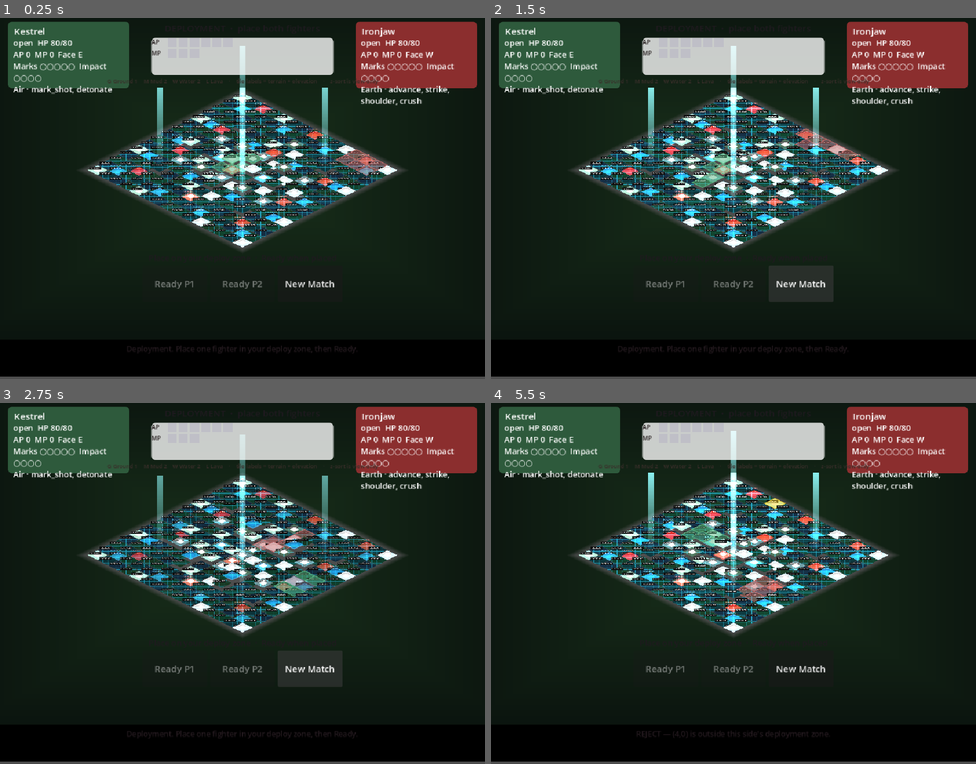
Above: before the commit, frames 1-4 (two rows, left to right).
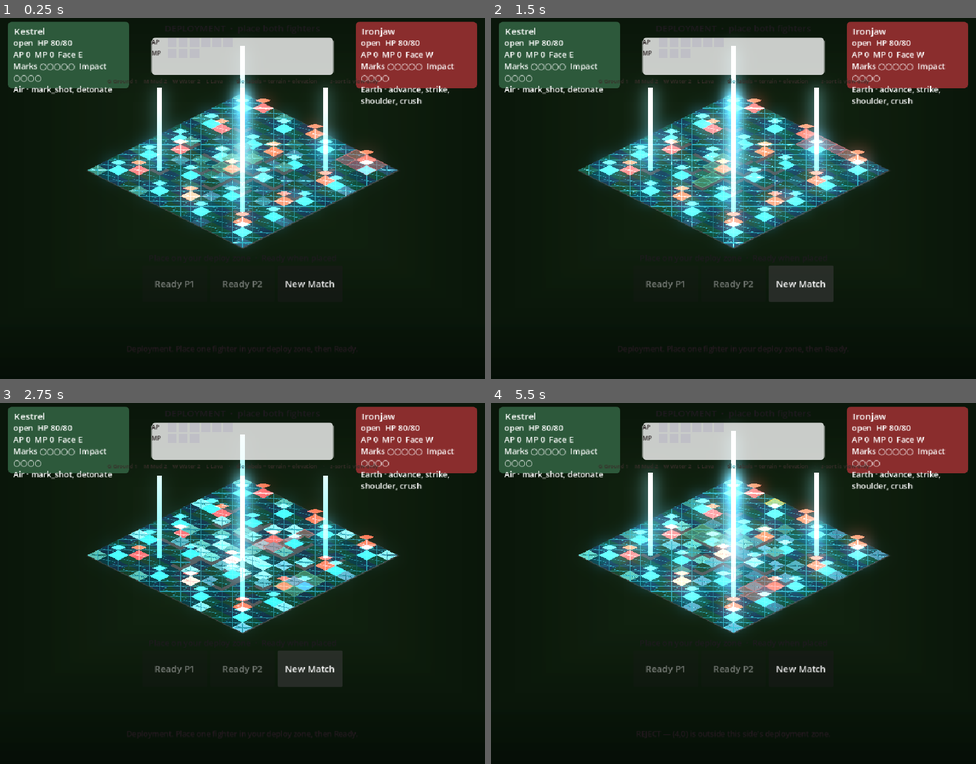
Above: after the commit, the same moments.

Repository: maurogp12/stasiumxii
Game: Godot game, scene res://scenes/pc/look_preview.tscn
Same seed, same stepped clock (60 frames per second), same inputs: the game is played once before the commit and once after it. This scene is started directly instead of the project's main scene.
Inputs (mouse positions are in pixels of both pictures, inside the frame that each line leads up to):
- Up to frame 1 (0.25 s): no input
- Up to frame 2 (1.5 s): click "New Match" at 0.5 s; click "New Match" at 1.25 s
- Up to frame 3 (2.75 s): click "New Match" at 2 s
- Up to frame 4 (5.5 s): tap Enter (ui_accept) at 2.75, 3.02 s; move the mouse to (840, 565) at 2.77 s; click (840, 565) at 2.92 s; drag from (636, 601) to (709, 655) at 3.52 s; move the mouse to (782, 504) at 4.27 s; click (782, 504) at 4.42 s; drag from (709, 655) to (588, 529) at 5.02 s

The runs differ from the first frame. In frame 1, 15% of the frame differs, in the area x 0-100%, y 7-100%; in frame 2, 16%; in frame 3, 13%; in frame 4, 16%.

Commit message:
Match the Thunderwell floor to the Technical Artist spec
Ship the floor and glow as one strip, generate the room hole from the cell footprint, and enable bloom only in the preview.

Co-authored-by: maurogp12 <maurogp12@users.noreply.github.com>

Diff:
--- a/board/pc/coilgate_floor.gd
+++ b/board/pc/coilgate_floor.gd
@@ -1,10 +1,11 @@
 extends Node2D
 
 ## View-only Thunderwell Core floor (theme id and art folder stay coilgate).
-## Dark circuit plates, glowing pads, cyan pillars on key cells, and one dark
-## surround with a board-shaped hole. CombatSim, the grid and the tile records
-## stay as they are. Art: res://art/pc/look/coilgate_floor/ (@2x first, drawn
-## at half size). Params: coilgate_floor.json. A preview calls request_theme.
+## Dark circuit plates, glowing pads, cyan pillars on key cells, and a dark
+## gradient around a hole generated from the cell footprint. CombatSim, the
+## grid and the tile records stay as they are.
+## Art: res://art/pc/look/coilgate_floor/. Params: coilgate_floor.json.
+## A preview calls request_theme.
 
 const PARAMS_PATH := "res://data/pc/look/coilgate_floor.json"
 const DEFAULT_ROOT := "res://art/pc/look/coilgate_floor/"
@@ -12,14 +13,31 @@
 const GLOW_SLICES := 4
 const GLOW_SHADER := """shader_type canvas_item;
 render_mode blend_add;
+uniform float phase = 0.0;
+uniform float pulse_hz = 0.22;
+uniform float flow_speed = 0.35;
 void fragment() {
 	vec4 tex = texture(TEXTURE, UV);
-	float mask = max(tex.r, max(tex.g, tex.b));
-	COLOR = vec4(vec3(mask), mask);
+	float shape = tex.r;
+	float trace = tex.g;
+	float pulse = 0.62 + 0.38 * sin(TIME * TAU * pulse_hz + phase);
+	float along = fract(trace - TIME * flow_speed);
+	float energy = smoothstep(0.16, 0.0, abs(along - 0.12)) * step(0.02, trace);
+	float glow = shape * (0.5 * pulse + energy);
+	COLOR = vec4(vec3(0.55, 0.95, 1.0) * glow, glow);
 }
 """
+const ROOM_SHADER := """shader_type canvas_item;
+uniform sampler2D hole_mask : filter_linear, repeat_disable;
+void fragment() {
+	vec4 grad = texture(TEXTURE, UV);
+	float room = texture(hole_mask, UV).r;
+	COLOR = vec4(grad.rgb, grad.a * room);
+}
+"""
 
 static var requested_theme: String = ""
+static var preview_bloom: bool = false
 
 var _params: Dictionary = {}
 var _board: Node2D
@@ -28,6 +46,9 @@
 var _room: Sprite2D
 var _pillars: Array[Node2D] = []
 var _glow_shader: Shader
+var _room_shader: Shader
+var _hole_tex: ImageTexture
+var _mask_key: String = ""
 
 
 static func request_theme(theme_id: String) -> void:
@@ -108,6 +129,42 @@
 
 func room_is_behind() -> bool:
 	return _room != null and not _room.z_as_relative and _room.z_index < 0
+
+
+func room_texture_size() -> Vector2:
+	if _room == null or _room.texture == null:
+		return Vector2.ZERO
+	return _room.texture.get_size()
+
+
+func hole_is_generated() -> bool:
+	return _hole_tex != null
+
+
+func floor_atlas_size() -> Vector2:
+	if _board == null:
+		return Vector2.ZERO
+	for cell in _board.tiles.keys():
+		var tile: Node = _board.tiles[cell]
+		if not tile.has_method("look_floor"):
+			continue
+		var plate := tile.look_floor() as AtlasTexture
+		if plate == null or plate.atlas == null:
+			continue
+		return plate.atlas.get_size()
+	return Vector2.ZERO
+
+
+func pad_offset_y() -> float:
+	if _board == null:
+		return 0.0
+	for cell in _board.tiles.keys():
+		var tile: Node = _board.tiles[cell]
+		var pad := tile.get_node_or_null("CoilPad") as Sprite2D
+		if pad == null:
+			continue
+		return pad.offset.y
+	return 0.0
 
 
 func room_scale() -> float:
@@ -191,6 +248,7 @@
 	var path := resolve_slot("room_edge_dark")
 	_room.set_meta("slot_path", path)
 	_room.texture = _load_tex(path)
+	_room.material = _room_material()
 	add_child(_room)
 
 
@@ -202,8 +260,7 @@
 	var pillars := _pillar_set()
 	for cell in board.tiles.keys():
 		var tile: Node = board.tiles[cell]
-		var slot := _floor_slot(cell, cycle)
-		var tex := _texture(slot)
+		var tex := _floor_slice(cell, cycle)
 		if tile.has_method("set_look_floor"):
 			tile.set_look_floor(tex)
 		if _is_pad(cell, _params.get("pad_blue", {})) and not pillars.has(cell):
@@ -261,9 +318,10 @@
 	sprite.centered = true
 	sprite.texture = tex
 	sprite.texture_filter = CanvasItem.TEXTURE_FILTER_LINEAR
-	var scale := _master_scale(path)
+	var scale := _cell_scale()
 	sprite.scale = Vector2(scale, scale)
-	sprite.modulate = tint
+	sprite.offset = _pad_offset(tex, slot)
+	sprite.modulate = _bloom(tint)
 	var mat := CanvasItemMaterial.new()
 	mat.blend_mode = CanvasItemMaterial.BLEND_MODE_ADD
 	sprite.material = mat
@@ -282,9 +340,9 @@
 	sprite.centered = true
 	sprite.texture = _glow_slice(tex, cell)
 	sprite.texture_filter = CanvasItem.TEXTURE_FILTER_LINEAR
-	var scale := _master_scale(path)
+	var scale := _cell_scale()
 	sprite.scale = Vector2(scale, scale)
-	sprite.material = _glow_material()
+	sprite.material = _glow_material(cell)
 	sprite.z_as_relative = true
 	sprite.z_index = _z("glow")
 	tile.add_child(sprite)
@@ -295,8 +353,7 @@
 	var tex := _texture("light_pillar")
 	if tex == null:
 		return
-	var path := resolve_slot("light_pillar")
-	var scale := _master_scale(path)
+	var scale := _cell_scale()
 	for cell in _pillar_list():
 		if not board.tiles.has(cell):
 			continue
@@ -311,6 +368,7 @@
 		var mat := CanvasItemMaterial.new()
 		mat.blend_mode = CanvasItemMaterial.BLEND_MODE_ADD
 		sprite.material = mat
+		sprite.modulate = _bloom(Color(0.75, 1.0, 1.0))
 		sprite.set_meta("cell", cell)
 		add_child(sprite)
 		_pillars.append(sprite)
@@ -336,8 +394,13 @@
 		return
 	_room.visible = visible
 	_room.position = _footprint_center()
-	var scale := _master_scale(str(_room.get_meta("slot_path", "")))
+	var tex_size := _room.texture.get_size()
+	var scale := _room_cover_scale(tex_size)
 	_room.scale = Vector2(scale, scale)
+	var key := "%.3f|%.1f|%.1f|%d" % [scale, _room.position.x, _room.position.y, _board.tiles.size()]
+	if key != _mask_key:
+		_rebuild_hole(tex_size)
+		_mask_key = key
 
 
 func _apply_pulse() -> void:
@@ -352,9 +415,6 @@
 		var pad := tile.get_node_or_null("CoilPad") as CanvasItem
 		if pad != null:
 			pad.modulate.a = 0.62 + 0.38 * wave
-		var mask := tile.get_node_or_null("CoilGlow") as CanvasItem
-		if mask != null:
-			mask.modulate.a = 0.55 + 0.45 * wave
 	for sprite in _pillars:
 		if sprite == null or not is_instance_valid(sprite):
 			continue
@@ -441,28 +501,140 @@
 	return Vector2((min_x + max_x) * 0.5, (min_y + max_y) * 0.5)
 
 
-func _master_scale(path: String) -> float:
-	if path.ends_with("@2x.png"):
-		return float(_params.get("draw_scale_2x", 0.5))
-	return 1.0
-
-
-func _glow_slice(tex: Texture2D, cell: Vector2i) -> AtlasTexture:
-	var slice_w := float(tex.get_width()) / float(GLOW_SLICES)
-	var index := posmod(cell.x + cell.y * 2, GLOW_SLICES)
+func _cell_scale() -> float:
+	return float(_params.get("cell_draw_scale", 0.5))
+
+
+func _bloom(color: Color) -> Color:
+	if not preview_bloom:
+		return color
+	return Color(color.r * 2.2, color.g * 2.2, color.b * 2.2, color.a)
+
+
+func _pad_offset(tex: Texture2D, slot: String) -> Vector2:
+	var slots: Dictionary = _params.get("slots", {})
+	var spec: Dictionary = slots.get(slot, {})
+	var raised := float(spec.get("raised_px", 0))
+	var height := float(tex.get_height())
+	var diamond_center := raised + (height - raised) * 0.5
+	return Vector2(0, height * 0.5 - diamond_center)
+
+
+func _floor_slice(cell: Vector2i, cycle: Array) -> Texture2D:
+	var tex := _texture("floor_tiles")
+	if tex == null:
+		return null
+	var count := cycle.size()
+	if count < 1:
+		count = GLOW_SLICES
+	var index := posmod(cell.x + cell.y * 2, count)
+	return _slice(tex, index, count)
+
+
+func _slice(tex: Texture2D, index: int, count: int) -> AtlasTexture:
+	var slice_w := float(tex.get_width()) / float(count)
 	var atlas := AtlasTexture.new()
 	atlas.atlas = tex
 	atlas.region = Rect2(slice_w * float(index), 0.0, slice_w, float(tex.get_height()))
 	return atlas
 
 
-func _glow_material() -> ShaderMaterial:
+func _glow_slice(tex: Texture2D, cell: Vector2i) -> AtlasTexture:
+	var index := posmod(cell.x + cell.y * 2, GLOW_SLICES)
+	return _slice(tex, index, GLOW_SLICES)
+
+
+func _glow_material(cell: Vector2i) -> ShaderMaterial:
 	if _glow_shader == null:
 		_glow_shader = Shader.new()
 		_glow_shader.code = GLOW_SHADER
 	var mat := ShaderMaterial.new()
 	mat.shader = _glow_shader
+	mat.set_shader_parameter("phase", float(cell.x) * 1.7 + float(cell.y) * 2.3)
+	mat.set_shader_parameter("pulse_hz", float(_params.get("pulse_hz", 0.22)))
+	mat.set_shader_parameter("flow_speed", float(_params.get("glow_flow_speed", 0.35)))
 	return mat
+
+
+func _room_material() -> ShaderMaterial:
+	if _room_shader == null:
+		_room_shader = Shader.new()
+		_room_shader.code = ROOM_SHADER
+	var mat := ShaderMaterial.new()
+	mat.shader = _room_shader
+	return mat
+
+
+func _room_cover_scale(tex_size: Vector2) -> float:
+	var view := _view_world()
+	var margin := float(_params.get("pan_margin_px", 220.0))
+	var need := view + Vector2(margin, margin) * 2.0
+	var cover := maxf(need.x / tex_size.x, need.y / tex_size.y)
+	return cover * float(_params.get("room_extra_scale", 1.08))
+
+
+func _view_world() -> Vector2:
+	var view := Vector2(960, 720)
+	if _board != null:
+		var live := _board.get_viewport_rect().size
+		if live.x >= 32.0 and live.y >= 32.0:
+			view = live
+	var zoom := Vector2(0.64, 0.64)
+	if _board != null:
+		var cam := _board.get_node_or_null("BoardCamera") as Camera2D
+		if cam != null and cam.zoom.x > 0.01:
+			zoom = cam.zoom
+	return Vector2(view.x / zoom.x, view.y / zoom.y)
+
+
+func _rebuild_hole(tex_size: Vector2) -> void:
+	var w := int(tex_size.x)
+	var h := int(tex_size.y)
+	if w < 2 or h < 2 or _room == null:
+		return
+	var bytes := PackedByteArray()
+	bytes.resize(w * h)
+	bytes.fill(255)
+	var scale := _room.scale.x
+	if scale < 0.001:
+		return
+	var center := _room.position
+	var hx := 32.0 / scale
+	var hy := 16.0 / scale
+	var feather := float(_params.get("room_feather", 0.14))
+	for cell in _board.tiles.keys():
+		var origin := Vector2(float(cell.x - cell.y) * 32.0, float(cell.x + cell.y) * 16.0)
+		var px := (origin - center) / scale + Vector2(float(w), float(h)) * 0.5
+		_stamp_hole(bytes, w, h, px, hx, hy, feather)
+	var image := Image.create_from_data(w, h, false, Image.FORMAT_L8, bytes)
+	if _hole_tex == null:
+		_hole_tex = ImageTexture.create_from_image(image)
+	else:
+		_hole_tex.set_image(image)
+	var mat := _room.material as ShaderMaterial
+	if mat != null:
+		mat.set_shader_parameter("hole_mask", _hole_tex)
+
+
+func _stamp_hole(bytes: PackedByteArray, w: int, h: int, center: Vector2, hx: float, hy: float, feather: float) -> void:
+	if hx < 0.5 or hy < 0.5:
+		return
+	var limit := 1.0 + feather
+	var y0 := maxi(0, int(floor(center.y - hy * limit)))
+	var y1 := mini(h - 1, int(ceil(center.y + hy * limit)))
+	var x_pad := hx * limit
+	for y in range(y0, y1 + 1):
+		var row := y * w
+		var x0 := maxi(0, int(floor(center.x - x_pad)))
+		var x1 := mini(w - 1, int(ceil(center.x + x_pad)))
+		for x in range(x0, x1 + 1):
+			var dist := absf(float(x) - center.x) / hx + absf(float(y) - center.y) / hy
+			if dist >= limit:
+				continue
+			var room := clampf((dist - 1.0) / feather, 0.0, 1.0)
+			var shade := int(round(room * 255.0))
+			if shade < int(bytes[row + x]):
+				bytes[row + x] = shade
 
 
 func _z(key: String) -> int:
--- a/data/pc/look/coilgate_floor.json
+++ b/data/pc/look/coilgate_floor.json
@@ -1,30 +1,32 @@
 {
   "art_status": "placeholder",
-  "note": "Stand-in paint so the Thunderwell Core floor runs. LOOK_TARGET calls this Thunderwell Core; the folder and the theme id stay coilgate. Scenario Art and the Technical Artist replace the PNGs in place. Keep these pixel sizes. The loader tries slot@2x.png first, then slot.png. A 2x master is drawn at half size (scale 0.5).",
+  "note": "Stand-in paint for Thunderwell Core. The folder and theme id stay coilgate. Scenario Art and the Technical Artist replace the PNGs in place. Keep these pixel sizes. Cell art (floor strip, pads, pillar, glow) is drawn at half size. room_edge_dark is a painted gradient scaled up; the hole is generated from the cell footprint. glow_mask green is a trace gradient. Import: linear, no mipmaps; room_edge_dark is BC7/VRAM, the rest lossless.",
   "display_name": "Thunderwell Core",
   "theme": "coilgate",
-  "draw_scale_2x": 0.5,
+  "cell_draw_scale": 0.5,
   "art_root": "res://art/pc/look/coilgate_floor/",
   "slots": {
-    "floor_tile_a": {"px_1x": [64, 32], "px_2x": [128, 64]},
-    "floor_tile_b": {"px_1x": [64, 32], "px_2x": [128, 64]},
-    "floor_tile_c": {"px_1x": [64, 32], "px_2x": [128, 64]},
-    "floor_tile_d": {"px_1x": [64, 32], "px_2x": [128, 64]},
-    "pad_blue": {"px_1x": [64, 48], "px_2x": [128, 96], "blend": "add"},
-    "pad_red": {"px_1x": [64, 48], "px_2x": [128, 96], "blend": "add"},
-    "light_pillar": {"px_1x": [64, 256], "px_2x": [128, 512], "blend": "add"},
+    "floor_tiles": {
+      "px": [512, 64],
+      "layout": "one_strip",
+      "slices": ["floor_tile_a", "floor_tile_b", "floor_tile_c", "floor_tile_d"],
+      "opaque_diamond": true,
+      "compress": "lossless"
+    },
+    "pad_blue": {"px": [128, 96], "blend": "add", "raised_px": 32, "compress": "lossless"},
+    "pad_red": {"px": [128, 96], "blend": "add", "raised_px": 32, "compress": "lossless"},
+    "light_pillar": {"px": [128, 512], "blend": "add", "plate": "opaque_black", "compress": "lossless"},
     "room_edge_dark": {
-      "px_1x": [2048, 1280],
-      "px_2x": [4096, 2560],
-      "layout": "one_surround",
-      "hole": "15x15 iso diamond centered in the plate",
-      "hole_diamond_px_2x": [[2048, 800], [3008, 1280], [2048, 1760], [1088, 1280]]
+      "px": [1024, 640],
+      "layout": "generated_footprint",
+      "compress": "vram_bc7"
     },
     "glow_mask": {
-      "px_1x": [256, 32],
-      "px_2x": [512, 64],
+      "px": [512, 64],
       "layout": "one_strip",
-      "slices": ["floor_tile_a", "floor_tile_b", "floor_tile_c", "floor_tile_d"]
+      "slices": ["floor_tile_a", "floor_tile_b", "floor_tile_c", "floor_tile_d"],
+      "green": "trace_gradient",
+      "compress": "lossless"
     }
   },
   "floor_cycle": ["floor_tile_a", "floor_tile_b", "floor_tile_c", "floor_tile_d"],
@@ -34,6 +36,10 @@
   "special_from_paint": true,
   "pulse_hz": 0.22,
   "pulse_amount": 0.16,
+  "glow_flow_speed": 0.35,
+  "pan_margin_px": 220,
+  "room_extra_scale": 1.08,
+  "room_feather": 0.14,
   "z_order": {
     "room": -400,
     "floor": 0,
--- a/scenes/pc/look_preview.gd
+++ b/scenes/pc/look_preview.gd
@@ -18,4 +18,24 @@
 			map_id = text.trim_prefix("--map=")
 	ClassSelect.hotseat_map_id = map_id
 	FLOOR.request_theme(theme_id)
+	FLOOR.preview_bloom = theme_id == "coilgate"
+	if theme_id == "coilgate":
+		_enable_preview_glow()
 	add_child(load("res://main.tscn").instantiate())
+
+
+func _enable_preview_glow() -> void:
+	var vp := get_viewport()
+	vp.use_hdr_2d = true
+	var env := Environment.new()
+	env.background_mode = Environment.BG_CANVAS
+	env.glow_enabled = true
+	env.glow_intensity = 0.85
+	env.glow_strength = 1.05
+	env.glow_bloom = 0.18
+	env.glow_hdr_threshold = 1.05
+	env.glow_hdr_scale = 2.0
+	var world := WorldEnvironment.new()
+	world.name = "PreviewGlow"
+	world.environment = env
+	add_child(world)
--- a/tests/run_coilgate_floor_tests.gd
+++ b/tests/run_coilgate_floor_tests.gd
@@ -25,71 +25,44 @@
 	var params := FLOOR.load_params()
 	eq(str(params.get("theme", "")), "coilgate", "the json names the coilgate theme")
 	eq(str(params.get("display_name", "")), "Thunderwell Core", "the display name is Thunderwell Core")
-	eq(float(params.get("draw_scale_2x", 0.0)), 0.5, "a 2x master is drawn at half size")
+	eq(float(params.get("cell_draw_scale", 0.0)), 0.5, "cell art is drawn at half size")
 	eq(str(params.get("art_status", "")), "placeholder", "coilgate art is still the stand-in set")
 	truthy(params.has("pulse_hz"), "pulse speed is in the floor json")
 	truthy(params.has("pulse_amount"), "pulse amount is in the floor json")
 	truthy(params.has("z_order"), "z order is in the floor json")
 	var slots: Dictionary = params.get("slots", {})
-	var names: Array[String] = [
-		"floor_tile_a",
-		"floor_tile_b",
-		"floor_tile_c",
-		"floor_tile_d",
-		"pad_blue",
-		"pad_red",
-		"light_pillar",
-		"room_edge_dark",
-		"glow_mask",
-	]
-	for slot in names:
+	var expected := {
+		"floor_tiles": [512, 64],
+		"pad_blue": [128, 96],
+		"pad_red": [128, 96],
+		"light_pillar": [128, 512],
+		"room_edge_dark": [1024, 640],
+		"glow_mask": [512, 64],
+	}
+	for slot in expected.keys():
 		var path := FLOOR.resolve_slot(slot)
-		truthy(path.ends_with(slot + "@2x.png"), "%s resolves to the @2x plate" % slot)
+		truthy(path.ends_with(slot + ".png"), "%s resolves to its slot file" % slot)
 		var tex := load(path) as Texture2D
-		truthy(tex != null, "%s @2x loads" % slot)
+		truthy(tex != null, "%s loads" % slot)
 		var spec: Dictionary = slots.get(slot, {})
-		var px: Array = spec.get("px_2x", [])
-		if tex != null and px.size() >= 2:
-			eq(tex.get_width(), int(px[0]), "%s @2x width" % slot)
-			eq(tex.get_height(), int(px[1]), "%s @2x height" % slot)
-		var low := FLOOR.slot_path_1x(slot)
-		truthy(FileAccess.file_exists(low), "%s 1x plate is on disk" % slot)
-		var low_tex := load(low) as Texture2D
-		var px1: Array = spec.get("px_1x", [])
-		if low_tex != null and px1.size() >= 2:
-			eq(low_tex.get_width(), int(px1[0]), "%s 1x width" % slot)
-			eq(low_tex.get_height(), int(px1[1]), "%s 1x height" % slot)
+		var px: Array = spec.get("px", [])
+		var want: Array = expected[slot]
+		eq(px.size() >= 2 and int(px[0]) == int(want[0]) and int(px[1]) == int(want[1]), true, "%s json size" % slot)
+		if tex != null:
+			eq(tex.get_width(), int(want[0]), "%s width" % slot)
+			eq(tex.get_height(), int(want[1]), "%s height" % slot)
+		_check_import(path, str(spec.get("compress", "lossless")))
 	eq(FLOOR.choose_path(FLOOR.art_root(), "missing_slot"), "", "a missing slot resolves to empty")
 	var src := FileAccess.get_file_as_string("res://board/pc/coilgate_floor.gd")
-	var hi := src.find("slot + \"@2x.png\"")
-	var lo := src.find("slot + \".png\"")
-	truthy(hi >= 0 and lo > hi, "@2x is checked before the 1x png")
-	var expected := {
-		"floor_tile_a": [[64, 32], [128, 64]],
-		"floor_tile_b": [[64, 32], [128, 64]],
-		"floor_tile_c": [[64, 32], [128, 64]],
-		"floor_tile_d": [[64, 32], [128, 64]],
-		"pad_blue": [[64, 48], [128, 96]],
-		"pad_red": [[64, 48], [128, 96]],
-		"light_pillar": [[64, 256], [128, 512]],
-		"room_edge_dark": [[2048, 1280], [4096, 2560]],
-		"glow_mask": [[256, 32], [512, 64]],
-	}
-	for slot in expected.keys():
-		var spec: Dictionary = slots.get(slot, {})
-		var one: Array = spec.get("px_1x", [])
-		var two: Array = spec.get("px_2x", [])
-		var want: Array = expected[slot]
-		eq(one.size() >= 2 and int(one[0]) == int(want[0][0]) and int(one[1]) == int(want[0][1]), true, "%s 1x contract" % slot)
-		eq(two.size() >= 2 and int(two[0]) == int(want[1][0]) and int(two[1]) == int(want[1][1]), true, "%s 2x contract" % slot)
+	truthy(src.contains("trace"), "the glow shader reads the trace gradient")
+	truthy(src.contains("hole_mask"), "the room hole is a generated mask")
+	truthy(src.contains("blend_add"), "pillars and pads stay additive")
 	var room_spec: Dictionary = slots.get("room_edge_dark", {})
-	eq(str(room_spec.get("layout", "")), "one_surround", "room_edge_dark is one surround")
-	var hole: Array = room_spec.get("hole_diamond_px_2x", [])
-	eq(hole.size(), 4, "the surround hole is one diamond")
+	eq(str(room_spec.get("layout", "")), "generated_footprint", "the surround hole comes from the cell footprint")
+	var floor_spec: Dictionary = slots.get("floor_tiles", {})
 	var glow_spec: Dictionary = slots.get("glow_mask", {})
-	eq(str(glow_spec.get("layout", "")), "one_strip", "glow_mask is one strip")
-	var slices: Array = glow_spec.get("slices", [])
-	eq(slices.size(), 4, "the glow strip covers tiles a through d")
+	eq(floor_spec.get("slices", []), glow_spec.get("slices", []), "floor and glow strips share slot order")
+	eq(str(glow_spec.get("green", "")), "trace_gradient", "glow green is the trace gradient")
 
 
 func _test_board_wires_the_theme() -> void:
@@ -104,6 +77,11 @@
 	truthy(preview.contains("coilgate"), "the preview arena asks for the coilgate theme")
 	truthy(preview.contains("stormspire"), "the preview loads an existing arena, not a dungeon run")
 	eq(preview.contains("dungeon"), false, "the preview does not start a dungeon")
+	truthy(preview.contains("use_hdr_2d"), "the preview can turn on 2D HDR")
+	truthy(preview.contains("PreviewGlow"), "the preview adds a glow environment")
+	var project := FileAccess.get_file_as_string("res://project.godot")
+	eq(project.contains("hdr_2d"), false, "2D HDR stays off for the rest of the game")
+	eq(FileAccess.get_file_as_string("res://main.tscn").contains("WorldEnvironment"), false, "the main scene has no glow environment")
 
 
 func _test_live_theme() -> void:
@@ -140,7 +118,14 @@
 		eq(plate.get_width(), 128, "the live floor plate is the @2x master")
 		eq(plate.get_height(), 64, "the live floor plate is 64 tall at 2x")
 	truthy(layer.room_is_behind(), "the dark room sits behind the cells")
-	truthy(is_equal_approx(layer.room_scale(), 0.5), "the surround is drawn at half the 2x master")
+	eq(int(layer.room_texture_size().x), 1024, "the room gradient is 1024 wide")
+	eq(int(layer.room_texture_size().y), 640, "the room gradient is 640 tall")
+	truthy(layer.room_scale() > 1.0, "the room gradient is scaled up")
+	truthy(layer.hole_is_generated(), "the board hole is generated from the cells")
+	var atlas: Vector2 = layer.floor_atlas_size()
+	eq(int(atlas.x), 512, "floor tiles are one 512-wide strip")
+	eq(int(atlas.y), 64, "the floor strip is 64 tall")
+	truthy(is_equal_approx(layer.pad_offset_y(), -16.0), "the pad diamond sits on the cell and the cap rises")
 	var room_at: Vector2 = layer.room_position()
 	eq(layer.get_node_or_null("RoomEdge") != null, true, "the surround is one sprite")
 	eq(layer.pillar_count(), 5, "five key cells raise a light pillar")
@@ -191,6 +176,16 @@
 	FLOOR.request_theme("")
 
 
+func _check_import(path: String, mode: String) -> void:
+	var text := FileAccess.get_file_as_string(path + ".import")
+	truthy(text.contains("mipmaps/generate=false"), "%s has no mipmaps" % path)
+	if mode == "vram_bc7":
+		truthy(text.contains("compress/mode=2"), "%s uses VRAM compression" % path)
+		truthy(text.contains("compress/high_quality=true"), "%s asks for BC7 quality" % path)
+	else:
+		truthy(text.contains("compress/mode=0"), "%s stays lossless" % path)
+
+
 func eq(actual: Variant, expected: Variant, msg: String) -> void:
 	if actual == expected:
 		_passed += 1
Binary file removed: art/pc/look/coilgate_floor/floor_tile_a.png
Not shown, removed: art/pc/look/coilgate_floor/floor_tile_a.png.import
Binary file removed: art/pc/look/coilgate_floor/floor_tile_a@2x.png
Not shown, removed: art/pc/look/coilgate_floor/floor_tile_a@2x.png.import
Binary file removed: art/pc/look/coilgate_floor/floor_tile_b.png
Not shown, removed: art/pc/look/coilgate_floor/floor_tile_b.png.import
Binary file removed: art/pc/look/coilgate_floor/floor_tile_b@2x.png
Not shown, removed: art/pc/look/coilgate_floor/floor_tile_b@2x.png.import
Binary file removed: art/pc/look/coilgate_floor/floor_tile_c.png
Not shown, removed: art/pc/look/coilgate_floor/floor_tile_c.png.import
Binary file removed: art/pc/look/coilgate_floor/floor_tile_c@2x.png
Not shown, removed: art/pc/look/coilgate_floor/floor_tile_c@2x.png.import
(and 25 more such lines)
